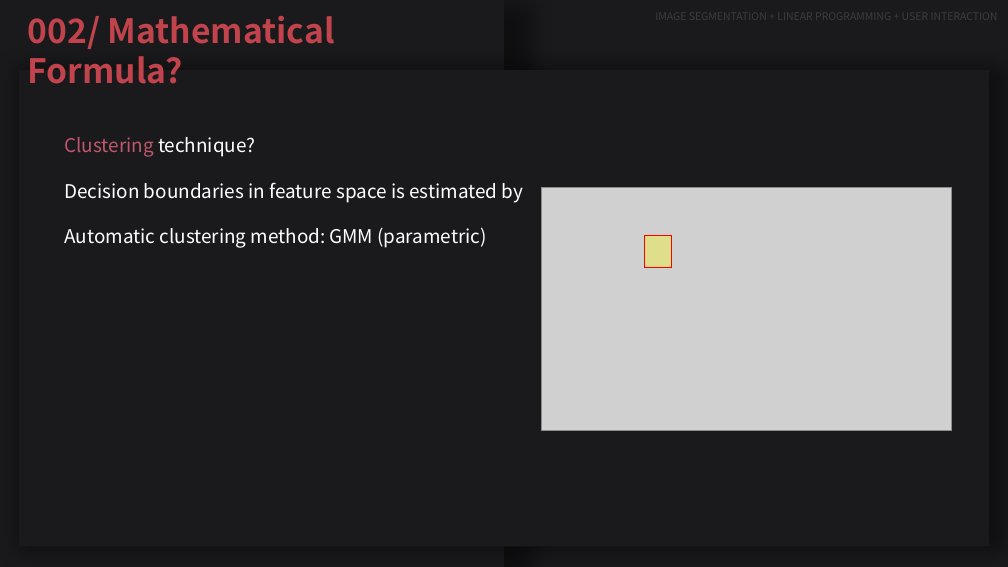
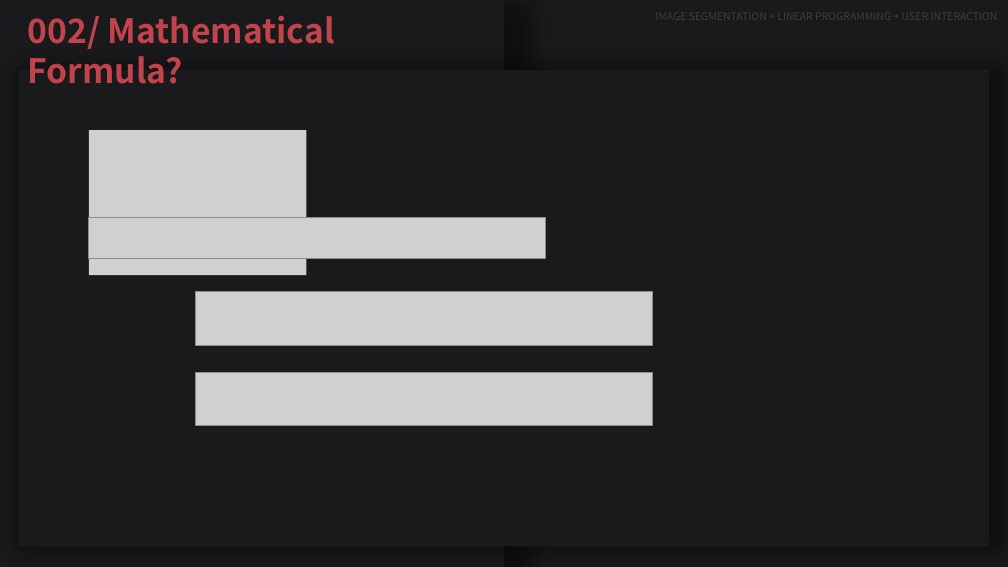
Before and after one commit to JeeheonKim/interactive-color-segmentation-with-linear-programming, a slide deck: slide 21 of comp3807.pptx (slide 15 before the commit). Drawn at 1008x567 pixels with LibreOffice and Linux fonts; fonts in the diff are those of the drawing; grey boxes stand for pictures. Boxes give left, top, right and bottom in pixels: in the first picture for what was removed or moved away, otherwise in the second. Text is boxed around its words. In the diff, an @@ line names an element or a change of style, - is before the commit and + after.

```diff
--- a/comp3807.pptx
+++ b/comp3807.pptx
@@ text removed at [64, 137, 523, 248] @@
-Clustering technique?
-Decision boundaries in feature space is estimated by
-Automatic clustering method: GMM (parametric)
@@ picture added at [88, 130, 306, 275] @@
@@ picture removed at [541, 188, 951, 430] @@
@@ picture added at [88, 217, 545, 259] @@
@@ rectangle removed at [644, 235, 672, 267] @@
@@ picture added at [196, 292, 653, 345] @@
@@ picture added at [196, 372, 653, 425] @@
```
Also in this commit, not shown: 7 other slides changed, 4 slides added, 3 other files.
